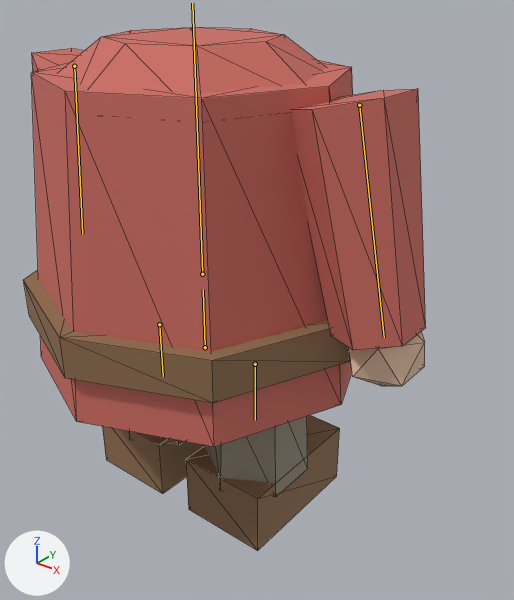
The glTF model assets/models/dwarf_body.glb, before and after one commit.
Rendered twice from a camera (50 mm lens) standing at (0.802, -0.848, 0.963) and looking at (0.078, 0.058, 0.401). Lighting does not change. The marker at lower left points along +X, +Y and +Z. The first picture is the older version. The bones that change are drawn over the model as lines. Mesh edges are drawn as thin lines.

Objects in the first picture: 'DwarfBody'.
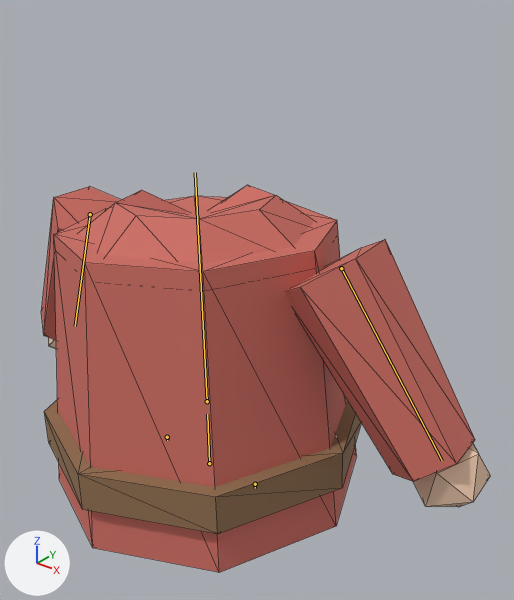
The newer file adds an action. The first version stands in its rest pose; the second is drawn at frame 0 of the action 'crouch'.

The change in detail:
Bone 'hips' (bone_hips) moves from (0.0, 0.0, 0.0) to (0.0, -0.27, 0.0).
Bone 'leg_L' (bone_leg_l) is rescaled from (1.0, 1.0, 1.0) to (0.08, 0.08, 0.08).
Bone 'leg_R' (bone_leg_r) is rescaled from (1.0, 1.0, 1.0) to (0.08, 0.08, 0.08).
Bone 'torso' (bone_torso) turns from (0, 0, 0) to (-3, 0, 4) degrees about its own x, y and z.
Bone 'arm_L' (bone_arm_l) turns from (0, 0, 0) to (8, 0, 18) degrees about its own x, y and z.
Bone 'arm_R' (bone_arm_r) turns from (0, 0, 0) to (8, 0, -18) degrees about its own x, y and z.

What differs and where, as boxes (x1, y1, x2, y2) in the pictures (514 x 600 px):
'DwarfBody', posed (12% wider, 26% shorter)
    before: (24, 27, 426, 551)
    after: (41, 185, 491, 573)
bone 'hips', root to tip
    before: (205, 347) to (203, 289)
    after: (209, 463) to (207, 414)
bone 'leg_L', root to tip
    before: (159, 324) to (163, 376)
    after: (167, 437) to (167, 440)
bone 'leg_R', root to tip
    before: (255, 364) to (255, 420)
    after: (255, 484) to (255, 488)
bone 'torso', root to tip
    before: (202, 274) to (192, 3)
    after: (207, 401) to (195, 172)
bone 'arm_L', root to tip
    before: (74, 66) to (82, 234)
    after: (90, 214) to (75, 326)
bone 'arm_R', root to tip
    before: (359, 105) to (384, 337)
    after: (341, 268) to (442, 460)
